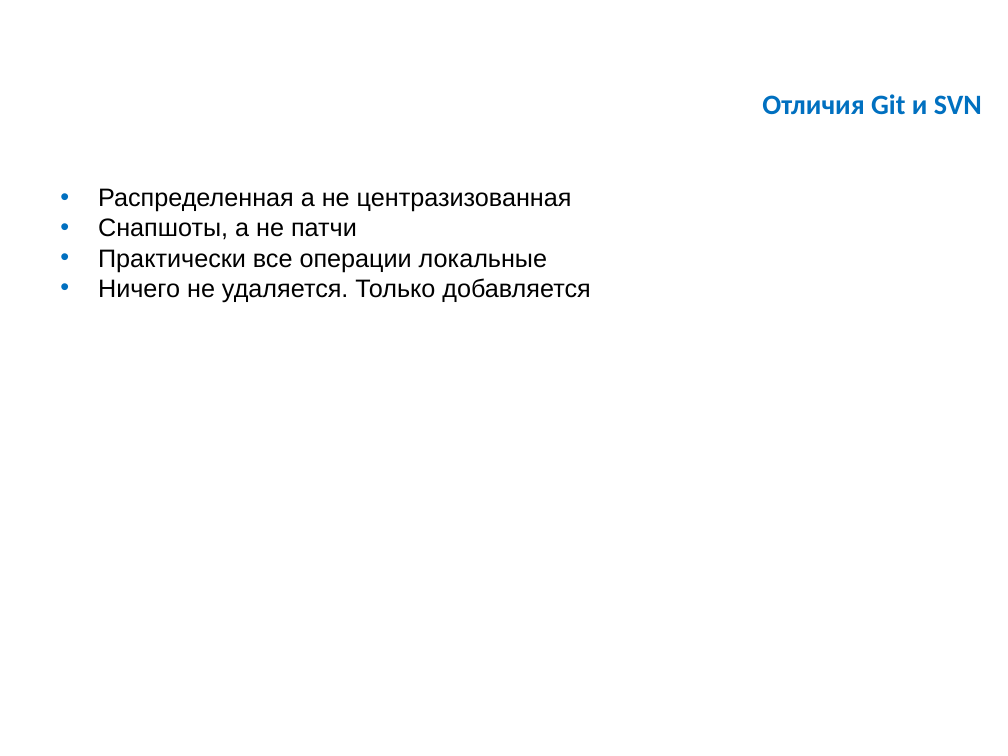
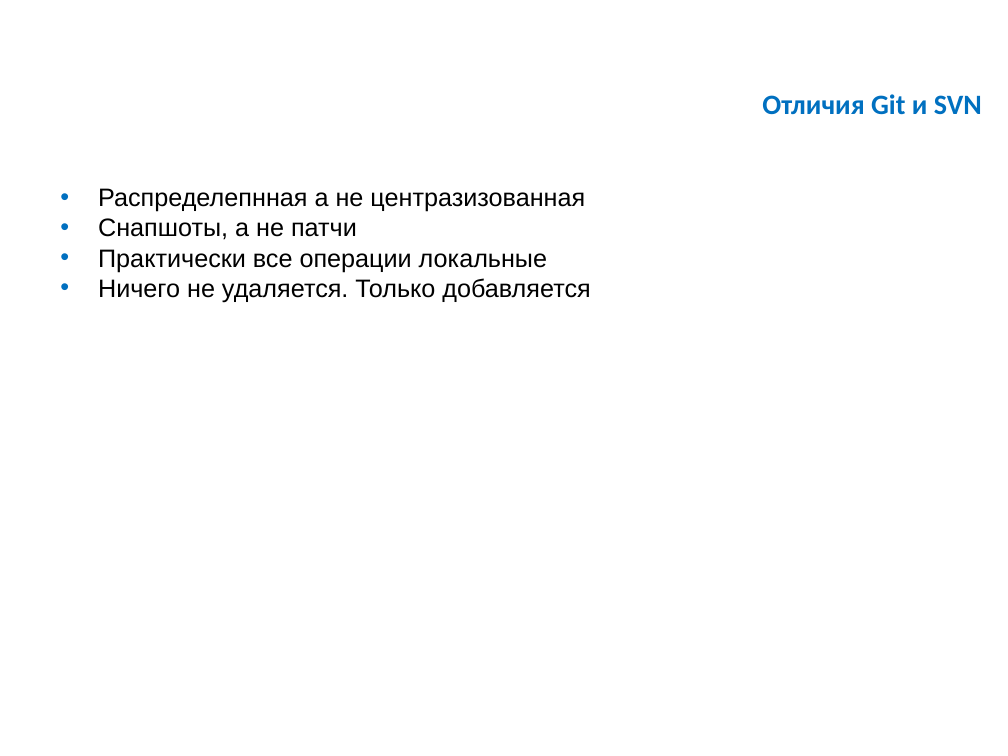
Before and after one commit to pSasa/lecture, a slide deck: slide 2 of ppt/РЕЛЭКС-dev-02.pptx. Drawn at 1008x756 pixels with LibreOffice and Linux fonts; fonts in the diff are those of the drawing; background and template pictures are left out. Boxes give left, top, right and bottom in pixels: in the first picture for what was removed or moved away, otherwise in the second. Text is boxed around its words. In the diff, an @@ line names an element or a change of style, - is before the commit and + after.

```diff
--- a/ppt/РЕЛЭКС-dev-02.pptx
+++ b/ppt/РЕЛЭКС-dev-02.pptx
@@ text at bbox=[98, 188, 585, 212]: text changed @@
-• Распределенная а не центразизованная
+• Распределепнная а не центразизованная
```
Also in this commit, not shown: 3 other files.
